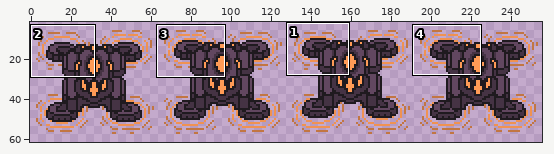
A sprite sheet gets an edit: docs/assets/Boss-Vulnerable.png. The first picture is a wide view before the edit; the outline marks the close-up.
Close-up. As it was:
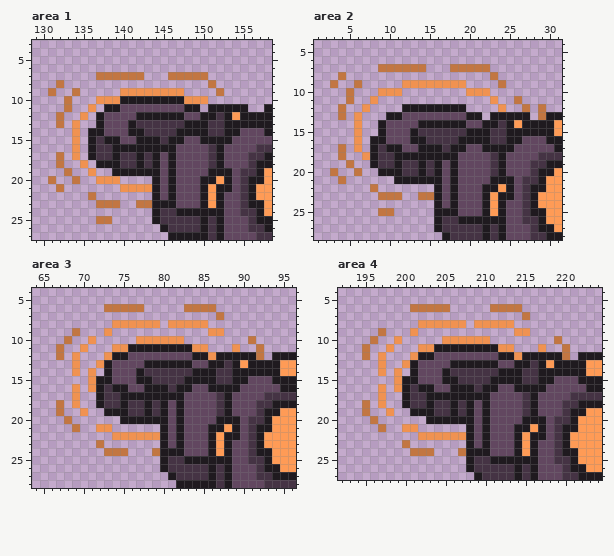
The file is 256x64 pixels. Shown: area 1: x 129..158, y 3..27; area 2: x 1..31, y 4..28; area 3: x 64..96, y 4..28; area 4: x 192..224, y 4..27. The wide view leaves out empty margins. The commit also changed other parts of the picture, which this record leaves out.
After the commit:
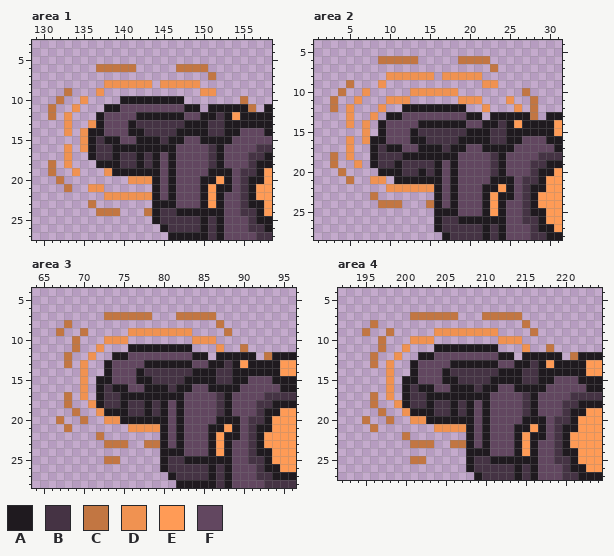
Palette (. is transparent): A #1f1a1f  B #453344  C #c27642  D #f09251  E #ff9b56  F #624760
Changes in this commit:
Area 1:
y 6: x 137..141 ..... -> CCCCC; x 147..150 .... -> CCCC
y 7: x 137..142 CCCCCC -> ......; x 146..151 CCCCC. -> .....C
y 8: x 132 C -> .; x 138..143 ...... -> DDDDDD; x 145..149 ..... -> DDDDD; x 151 C -> .
y 9: x 131 C -> .; x 133..134 .C -> C.; x 137 . -> D; x 140..147 DDDDDDDD -> ........; x 150..152 ..C -> DD.
y 10: x 132..133 .C -> C.; x 135 . -> D; x 137..139 DDD -> ...; x 148..150 DDD -> ...; x 155 . -> C
y 11: x 131 . -> C; x 133..134 C. -> .D; x 136 D -> .; x 156 . -> C
y 12: x 131..133 .C. -> C.D; x 135 D -> .
y 13: x 132..134 C.D -> .D.; x 136 . -> D
y 14: x 133..135 .D. -> D.D
y 15: x 134..135 D. -> .D
y 16: x 133..135 .D. -> D.D
y 17: x 132..134 C.D -> .D.
y 18: x 131..133 .C. -> C.D; x 135 D -> .
y 19: x 131 . -> C; x 133..134 C. -> .D; x 136 D -> .; x 138 . -> D
y 20: x 131..132 C. -> .C; x 134 C -> .; x 137..139 DDD -> ...; x 141..143 ... -> DDD
y 21: x 132..133 C. -> .C; x 136..137 .. -> DD; x 140..143 DDDD -> ....
y 22: x 136 C -> .; x 138..143 ...... -> DDDDDD
y 23: x 136..139 .CCC -> C...; x 142..143 CC -> ..
y 24: x 137..139 ... -> CCC; x 143 . -> C
y 25: x 137..138 CC -> ..
Area 2:
y 6: x 9..13 ..... -> CCCCC; x 19..22 .... -> CCCC
y 7: x 9..14 CCCCCC -> ......; x 18..23 CCCCC. -> .....C
y 8: x 4 C -> .; x 10..15 ...... -> DDDDDD; x 17..21 ..... -> DDDDD; x 23 C -> .
y 9: x 3 C -> .; x 5..6 .C -> C.; x 9 . -> D; x 12..19 DDDDDDDD -> ........; x 22..24 ..C -> DD.
y 10: x 4..5 .C -> C.; x 7 . -> D; x 9..11 DDD -> ...; x 13..18 ...... -> DDDDDD; x 20..22 DDD -> ...; x 27 . -> C
y 11: x 3 . -> C; x 5..6 C. -> .D; x 8 D -> .; x 10..12 ... -> DDD; x 19..21 ... -> DDD; x 23 D -> .; x 25..26 .C -> D.; x 28 . -> C
y 12: x 3..5 .C. -> C.D; x 7 D -> .; x 9 . -> D; x 22 . -> D; x 24 D -> .; x 26..29 .C.C -> D.C.
y 13: x 4..6 C.D -> .D.; x 8 . -> D; x 28..29 .C -> C.
y 14: x 5..7 .D. -> D.D
y 15: x 6..7 D. -> .D
y 16: x 5..7 .D. -> D.D
y 17: x 4..6 C.D -> .D.
y 18: x 3..5 .C. -> C.D; x 7 D -> .; x 11 A -> B
y 19: x 3 . -> C; x 5..6 C. -> .D; x 14 A -> B
y 20: x 3..4 C. -> .C; x 6 C -> .
y 21: x 4..5 C. -> .C; x 8..9 .. -> DD
y 22: x 8 C -> .; x 10..15 ...... -> DDDDDD
y 23: x 8..11 .CCC -> C...; x 14..15 CC -> ..
y 24: x 9..11 ... -> CCC; x 15 . -> C
y 25: x 9..10 CC -> ..
Area 3:
y 6: x 73..77 CCCCC -> .....; x 83..86 CCCC -> ....
y 7: x 73..78 ...... -> CCCCCC; x 82..87 .....C -> CCCCC.
y 8: x 68 . -> C; x 74..79 DDDDDD -> ......; x 81..85 DDDDD -> .....; x 87 . -> C
y 9: x 67 . -> C; x 69..70 C. -> .C; x 73 D -> .; x 76..83 ........ -> DDDDDDDD; x 86..88 DD. -> ..C
y 10: x 68..69 C. -> .C; x 71 D -> .; x 73..75 ... -> DDD; x 77..82 DDDDDD -> ......; x 84..86 ... -> DDD; x 91 C -> .
y 11: x 67 C -> .; x 69..70 .D -> C.; x 72 . -> D; x 74..75 DD -> ..; x 84..85 DD -> ..; x 87 . -> D; x 89..90 D. -> .C; x 92 C -> .
y 12: x 67..69 C.D -> .C.; x 71 . -> D; x 73 D -> .; x 86 D -> .; x 92..93 C. -> .C
y 13: x 68..70 .D. -> C.D; x 72 D -> .
y 14: x 69..71 D.D -> .D.
y 15: x 70..71 .D -> D.
y 16: x 69..71 D.D -> .D.
y 17: x 68..70 .D. -> C.D
y 18: x 67..69 C.D -> .C.; x 71 . -> D
y 19: x 67 C -> .; x 69..70 .D -> C.; x 72 . -> D
y 20: x 67..68 .C -> C.; x 70 . -> C; x 73..74 .. -> DD
y 21: x 68..69 .C -> C.; x 72..73 DD -> ..; x 76..79 .... -> DDDD
y 22: x 72 . -> C; x 74..79 DDDDDD -> ......
y 23: x 72..75 C... -> .CCC; x 78..79 .. -> CC
y 24: x 73..75 CCC -> ...; x 79 C -> .
y 25: x 73..74 .. -> CC
Area 4:
y 6: x 201..205 CCCCC -> .....; x 211..214 CCCC -> ....
y 7: x 201..206 ...... -> CCCCCC; x 210..215 .....C -> CCCCC.
y 8: x 196 . -> C; x 202..207 DDDDDD -> ......; x 209..213 DDDDD -> .....; x 215 . -> C
y 9: x 195 . -> C; x 197..198 C. -> .C; x 201 D -> .; x 204..211 ........ -> DDDDDDDD; x 214..216 DD. -> ..C
y 10: x 196..197 C. -> .C; x 199 D -> .; x 201..203 ... -> DDD; x 205..210 DDDDDD -> ......; x 212..214 ... -> DDD; x 219 C -> .
y 11: x 195 C -> .; x 197..198 .D -> C.; x 200 . -> D; x 202..203 DD -> ..; x 212..213 DD -> ..; x 215 . -> D; x 217..218 D. -> .C; x 220 C -> .
y 12: x 195..197 C.D -> .C.; x 199 . -> D; x 201 D -> .; x 214 D -> .; x 220..221 C. -> .C
y 13: x 196..198 .D. -> C.D; x 200 D -> .
y 14: x 197..199 D.D -> .D.
y 15: x 198..199 .D -> D.
y 16: x 197..199 D.D -> .D.
y 17: x 196..198 .D. -> C.D
y 18: x 195..197 C.D -> .C.; x 199 . -> D
y 19: x 195 C -> .; x 197..198 .D -> C.; x 200 . -> D
y 20: x 195..196 .C -> C.; x 198 . -> C; x 201..202 .. -> DD
y 21: x 196..197 .C -> C.; x 200..201 DD -> ..; x 204..207 .... -> DDDD
y 22: x 200 . -> C; x 202..207 DDDDDD -> ......
y 23: x 200..203 C... -> .CCC; x 206..207 .. -> CC
y 24: x 201..203 CCC -> ...; x 207 C -> .
y 25: x 201..202 .. -> CC
